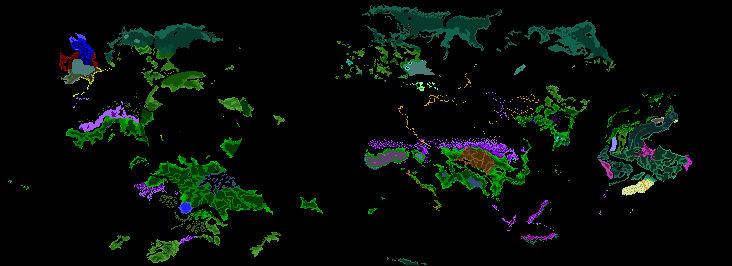
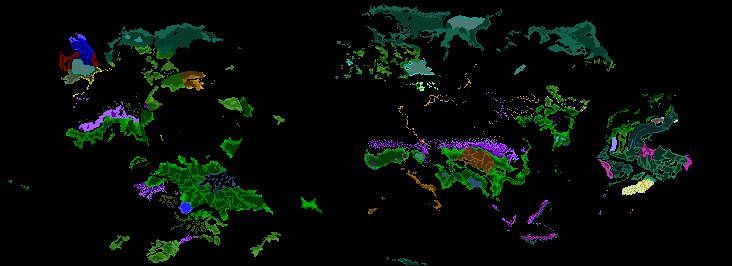
Two versions of the same layered image (w=732, h=266). Layer-by-layer changes:
added layer "11" above "trees.bmp" over 365, 150, 442, 214
painted on "trees.bmp" over 72, 15, 588, 214
